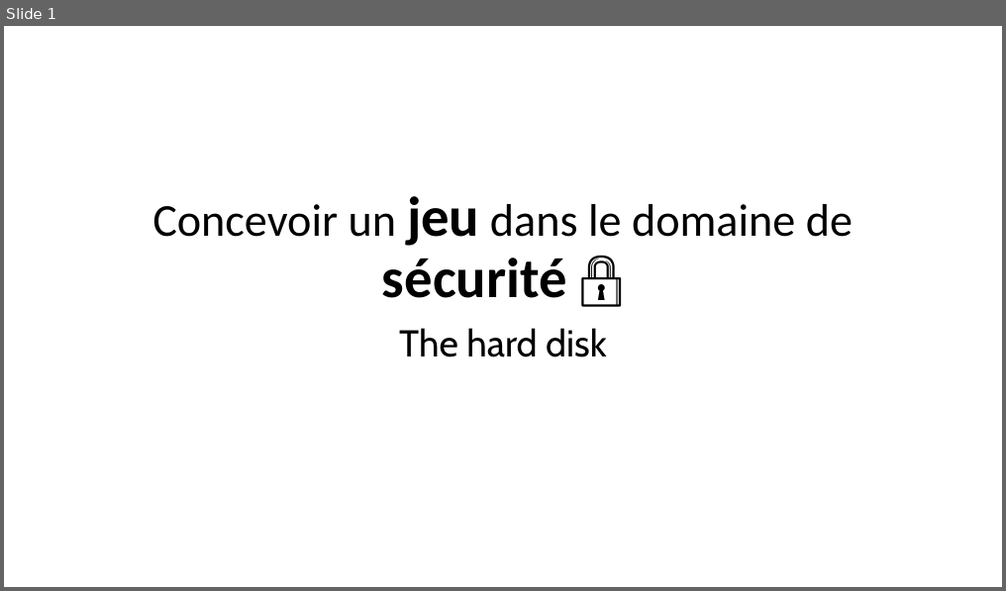
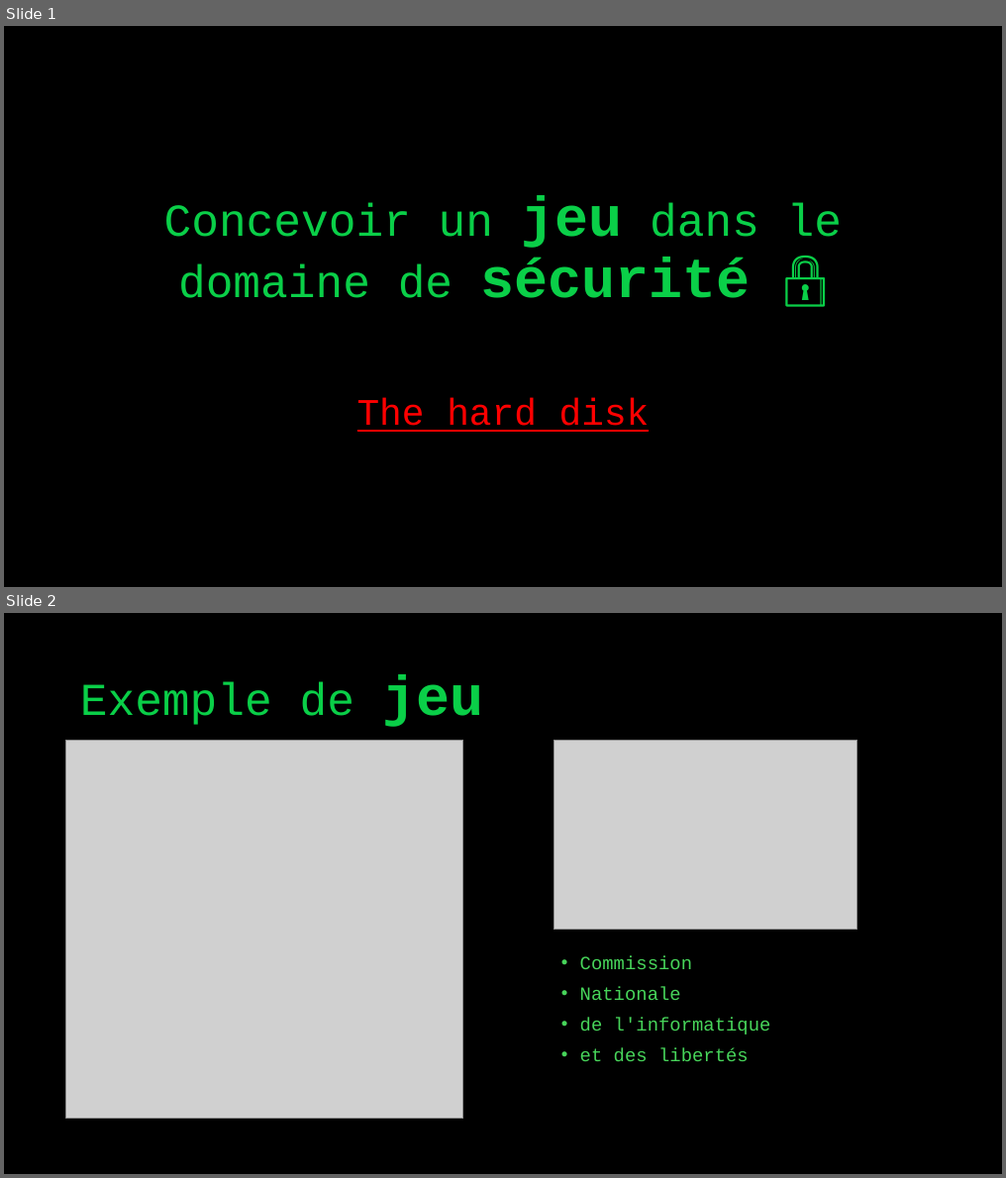
Before and after one commit to Fafishyle/Jeu_domaine_seccuritee, a slide deck: Slide_jeu.pptx. Shown one above the other, each under a label of ours: slide 1 before the commit, slides 1 and 2 after it. The pictures are 1006x591 and 1006x1178 pixels, drawn with LibreOffice and Linux fonts; fonts in the diff are those of the drawing; grey boxes stand for pictures. Boxes give left, top, right and bottom in pixels: in the first picture for what was removed or moved away, otherwise in the second. Text is boxed around its words. In the diff, an @@ line names an element or a change of style, - is before the commit and + after.

```diff
--- a/Slide_jeu.pptx
+++ b/Slide_jeu.pptx
@@ slide 2 added at [4, 613, 1002, 1174], background #000000 @@
@@ title added at [80, 674, 483, 727], 44 pt, text #0ACF48 @@
+Exemple de jeu
@@ picture added at [66, 741, 463, 1119] @@
@@ picture added at [554, 741, 857, 930] @@
@@ text added at [580, 957, 771, 1062], 18 pt, text #47D45A @@
+• Commission
+• Nationale
+• de l'informatique
+• et des libertés
@@ slide 1 changed as well @@
@@ background #FFFFFF to #000000 @@
@@ title "Concevoir un jeu dans le ..." at [164, 196, 842, 298]: font Calibri to Courier New, text colour #000000 to #0ACF48; font Cabin to Courier New in "🔒" @@
@@ subtitle "The hard disk": place and size @@
-subtitle "The hard disk" at [399, 328, 607, 358]
+subtitle "The hard disk" at [357, 398, 649, 432]
@@ subtitle "The hard disk" at [357, 398, 649, 432]: font Cabin to Courier New, text colour #000000 to #FF0000, underline on @@
```
Also in this commit, not shown: 5 other slides added, 1 other file.
